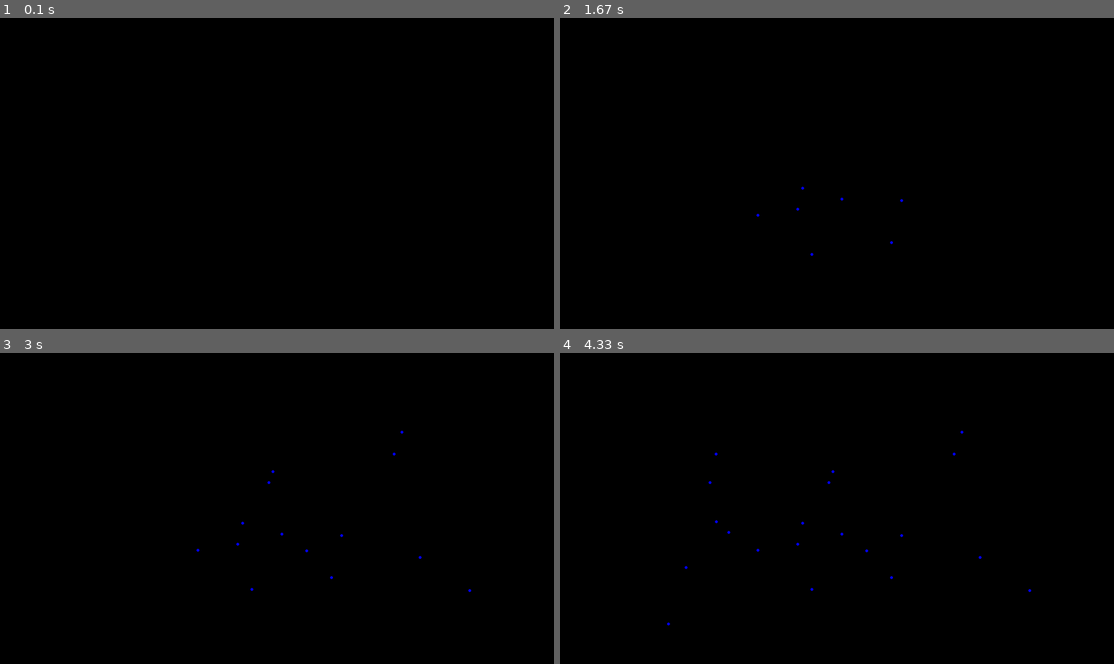
Above: before the commit, frames 1-4 (two rows, left to right).
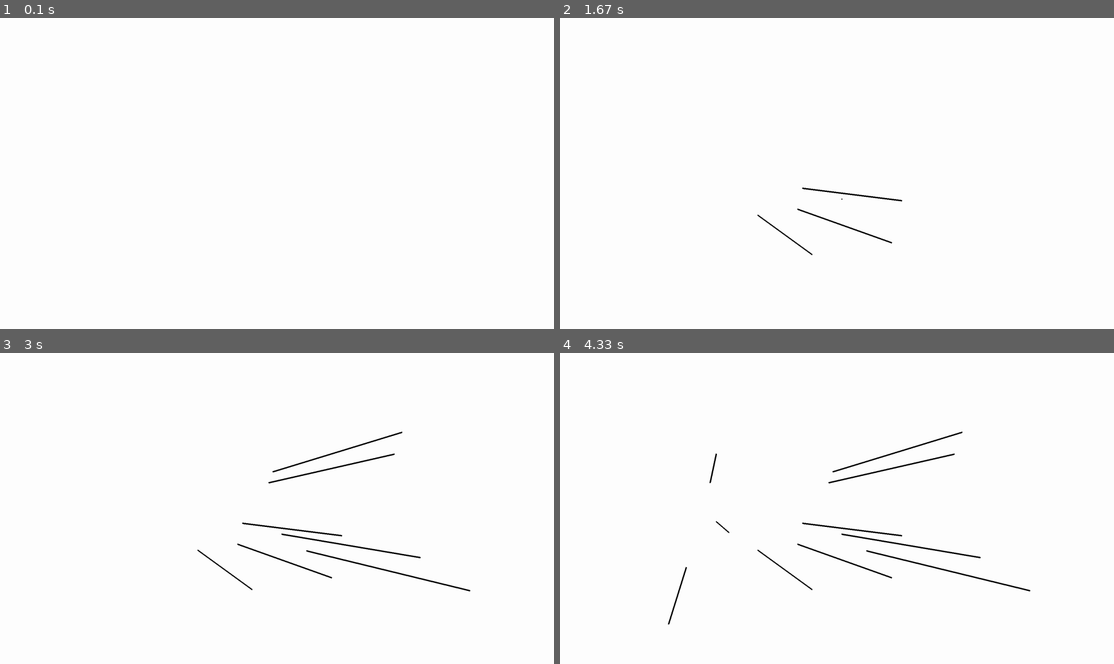
Above: after the commit, the same moments.

Repository: yosefk/Tinymation
Game: pygame game, started from pygame/tinymation.py
Same seed, same stepped clock (60 frames per second), same inputs: the game is played once before the commit and once after it.
Inputs (mouse positions are in pixels of both pictures, inside the frame that each line leads up to):
- Up to frame 1 (0.1 s): no input
- Up to frame 2 (1.67 s): press the mouse at (704, 176) at 0.37 s; move the mouse to (798, 207) at 0.47 s; release the mouse at (892, 241) at 0.6 s; press the mouse at (704, 176) at 0.7 s; move the mouse to (803, 189) at 0.8 s; release the mouse at (903, 201) at 0.93 s; press the mouse at (704, 176) at 1.1 s; move the mouse to (759, 213) at 1.2 s; move the mouse to (809, 254) at 1.3 s; release the mouse at (809, 254) at 1.33 s; press the mouse at (704, 176) at 1.5 s; move the mouse to (842, 198) at 1.6 s
- Up to frame 3 (3 s): release the mouse at (421, 558) at 1.73 s; press the mouse at (144, 511) at 1.9 s; move the mouse to (304, 552) at 2 s; release the mouse at (470, 589) at 2.13 s; move the mouse to (144, 511) at 2.3 s; press the mouse at (144, 511) at 2.33 s; move the mouse to (265, 483) at 2.43 s; release the mouse at (393, 452) at 2.57 s; press the mouse at (144, 511) at 2.77 s; move the mouse to (271, 471) at 2.87 s; move the mouse to (398, 430) at 2.97 s
- Up to frame 4 (4.33 s): release the mouse at (958, 430) at 3 s; press the mouse at (704, 511) at 3.2 s; move the mouse to (709, 483) at 3.3 s; release the mouse at (715, 452) at 3.43 s; press the mouse at (704, 511) at 3.63 s; move the mouse to (687, 567) at 3.73 s; release the mouse at (670, 623) at 3.87 s; press the mouse at (704, 511) at 4.07 s; move the mouse to (715, 520) at 4.17 s; release the mouse at (726, 533) at 4.3 s

The runs differ from the first frame. In frame 1, 100% of the frame differs, in the area x 0-100%, y 0-100%; in frame 2, 100%; in frame 3, 100%; in frame 4, 100%.

Commit message:
making the cursor look like a pencil (transparent to not occlude the drawn lines)

Diff:
--- a/pygame/tinymation.py
+++ b/pygame/tinymation.py
@@ -1,26 +1,61 @@
 import pygame
+pg = pygame
 
 screen = pygame.display.set_mode((0, 0), pygame.FULLSCREEN)
 
-BLUE = (0 , 0 , 255)
+PEN = (0 , 0 , 0)
+WIDTH = 5
+CURSOR_SIZE = 150
+
+screen.fill((255,255,255))
+pygame.display.flip()
 
 def drawCircle( screen, x, y ):
-  pygame.draw.circle( screen, BLUE, ( x, y ), 5 )
+  pygame.draw.circle( screen, PEN, ( x, y ), WIDTH/2 )
+
+def drawLine(screen, pos1, pos2):
+  pygame.draw.line( screen, PEN, pos1, pos2, WIDTH )
+
+def load_cursor(file):
+  surface = pg.image.load(file)
+  surface = pg.transform.scale(surface, (CURSOR_SIZE, CURSOR_SIZE))
+  for y in range(CURSOR_SIZE):
+      for x in range(CURSOR_SIZE):
+          r,g,b,a = surface.get_at((x,y))
+          surface.set_at((x,y), (r,g,b,min(a,192)))
+  return pg.cursors.Cursor((10,CURSOR_SIZE-7), surface)
+
+pencil_cursor = load_cursor('pencil.png')
+pg.mouse.set_cursor(pencil_cursor)
 
 isPressed = False
 escape = False
+prevDrawn = None
 while not escape:
   for event in pygame.event.get():
+   try:
     if event.type == pygame.KEYDOWN and event.key == 27: # ESC pressed
         escape = True
     if event.type == pygame.MOUSEBUTTONDOWN:
       isPressed = True
     elif event.type == pygame.MOUSEBUTTONUP:
       isPressed = False
+      if prevDrawn:
+          drawCircle(screen, *prevDrawn)
+      pygame.display.flip()
+      prevDrawn = None
     elif event.type == pygame.MOUSEMOTION and isPressed == True:
       ( x, y ) = pygame.mouse.get_pos()       # returns the position of mouse cursor
-      drawCircle( screen, x, y )
+      if prevDrawn:
+          drawLine(screen, prevDrawn, (x,y))
+      else:
+          drawCircle( screen, x, y )
+      prevDrawn = (x,y)
       pygame.display.flip()
+   except:
+    print('INTERNAL ERROR (printing and continuing)')
+    import traceback
+    traceback.print_exc()
 
 pygame.display.quit()
 pygame.quit()
Binary file added: pygame/pencil.png
